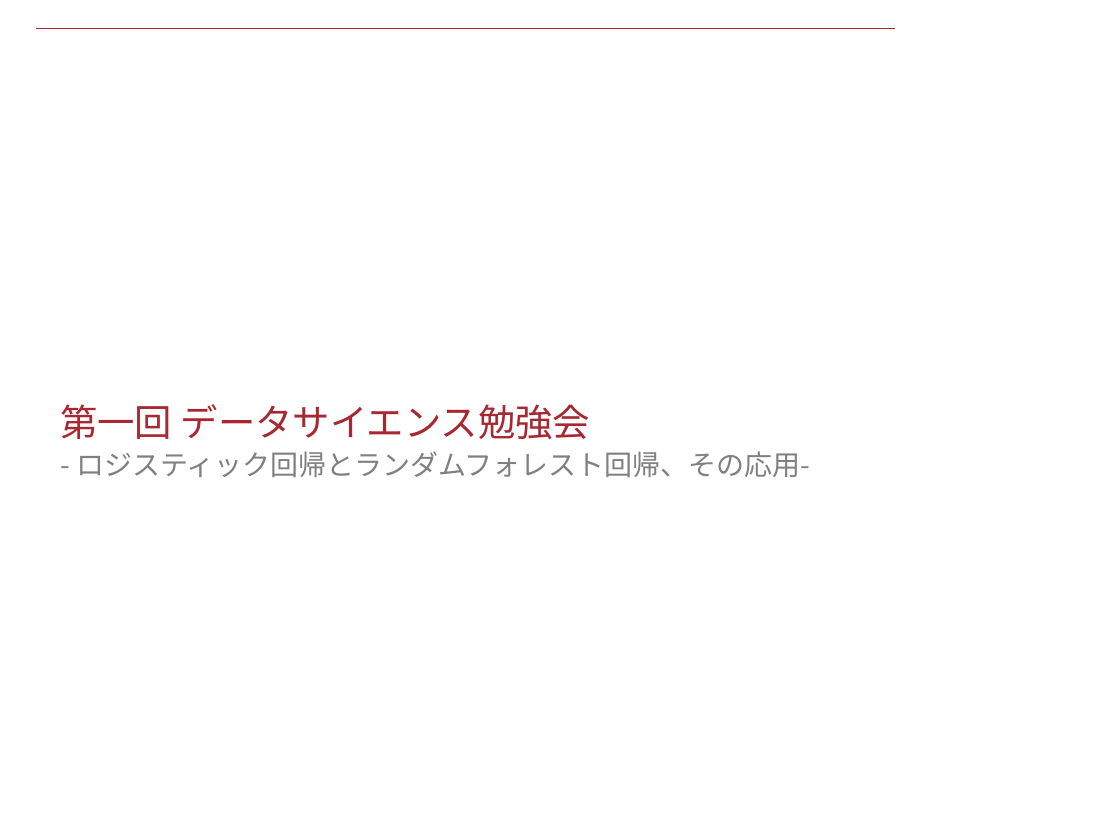
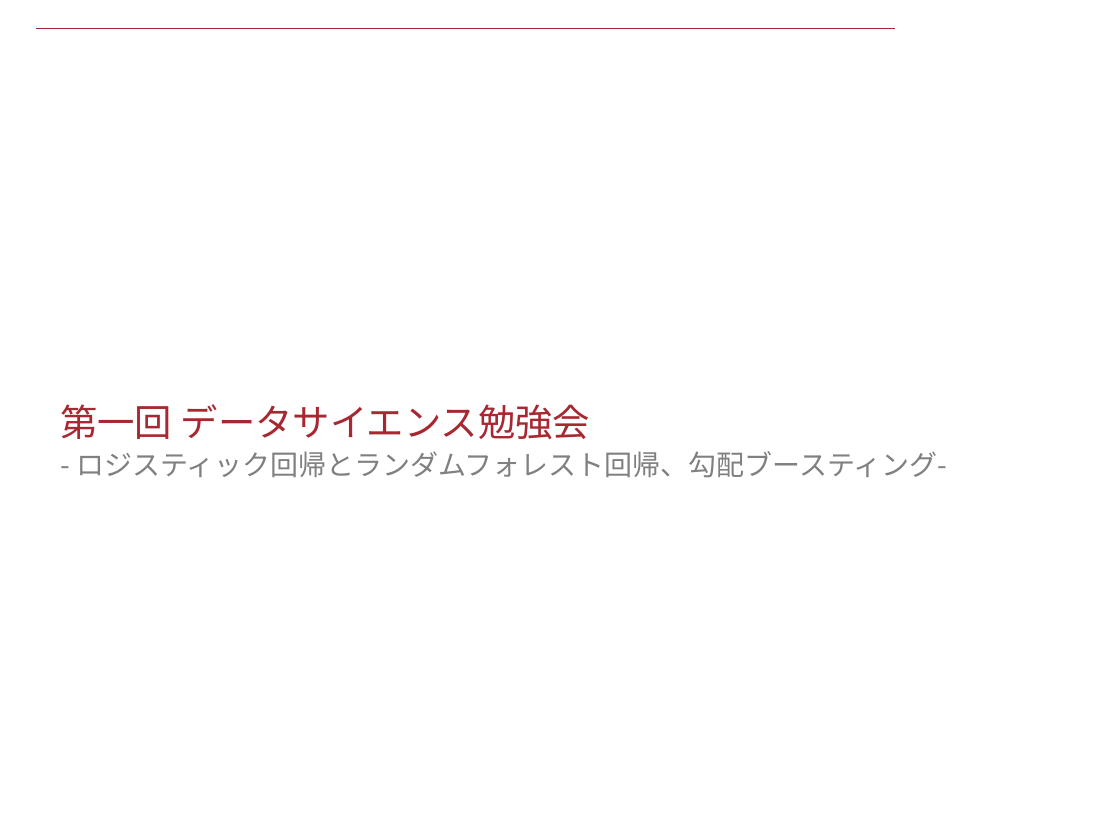
Before and after one commit to KeitoSugiyama/data_science_seminar, a slide deck: slide 1 of 1_logit_and_random_forest/files/document.pptx. Drawn at 1120x840 pixels with LibreOffice and Linux fonts; fonts in the diff are those of the drawing. Boxes give left, top, right and bottom in pixels: in the first picture for what was removed or moved away, otherwise in the second. Text is boxed around its words. In the diff, an @@ line names an element or a change of style, - is before the commit and + after.

Commit message:
fix ppt

```diff
--- a/1_logit_and_random_forest/files/document.pptx
+++ b/1_logit_and_random_forest/files/document.pptx
@@ title at [60,404,947,478]: text changed @@
-第一回 データサイエンス勉強会
-- ロジスティック回帰とランダムフォレスト回帰、その応用-
+第一回 データサイエンス勉強会
+- ロジスティック回帰とランダムフォレスト回帰、勾配ブースティング-
```
Also in this commit, not shown: 1 other slide changed, 4 slides added, 1 other file.
